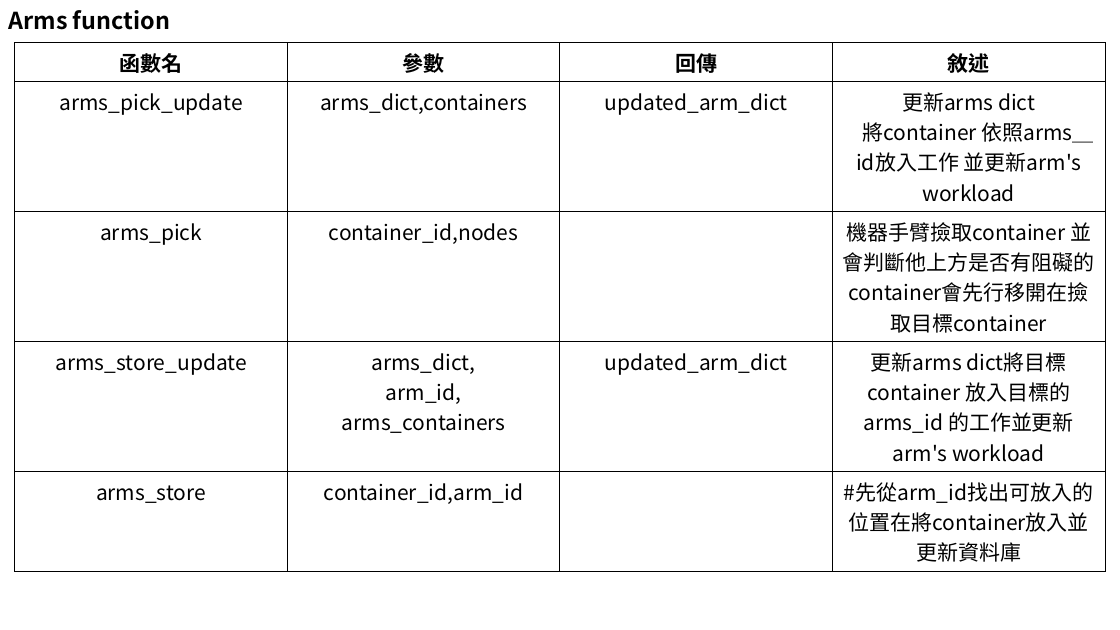
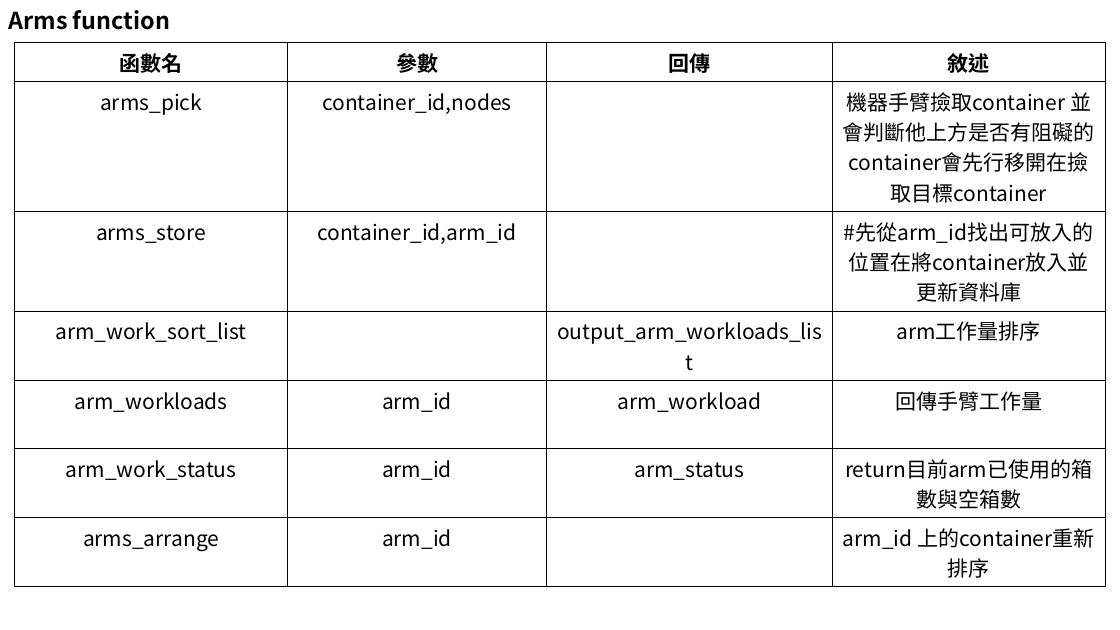
Before and after one commit to ethan1226/asrs_ofai, a slide deck: slide 58 of flowchart.pptx (slide 46 before the commit). Drawn at 1120x630 pixels with LibreOffice and Linux fonts; fonts in the diff are those of the drawing. Boxes give left, top, right and bottom in pixels: in the first picture for what was removed or moved away, otherwise in the second. Text is boxed around its words. In the diff, an @@ line names an element or a change of style, - is before the commit and + after.

Commit message:
更新function說明

```diff
--- a/flowchart.pptx
+++ b/flowchart.pptx
@@ table at [15, 43, 1105, 555] @@
-row 2: arms_pick_update | arms_dict,containers | updated_arm_dict | 更新arms dict / 將container 依照arms＿id放入工作 並更新arm's workload
-row 4: arms_store_update | arms_dict, / arm_id, / arms_containers | updated_arm_dict | 更新arms dict將目標container 放入目標的arms_id 的工作並更新arm's workload
+row 4: arm_work_sort_list |  | output_arm_workloads_list | arm工作量排序
+row 5: arm_workloads | arm_id | arm_workload | 回傳手臂工作量
+row 6: arm_work_status | arm_id | arm_status | return目前arm已使用的箱數與空箱數
+row 7: arms_arrange | arm_id |  | arm_id 上的container重新排序
```
Also in this commit, not shown: 10 other slides changed, 16 slides added, 4 slides removed.
